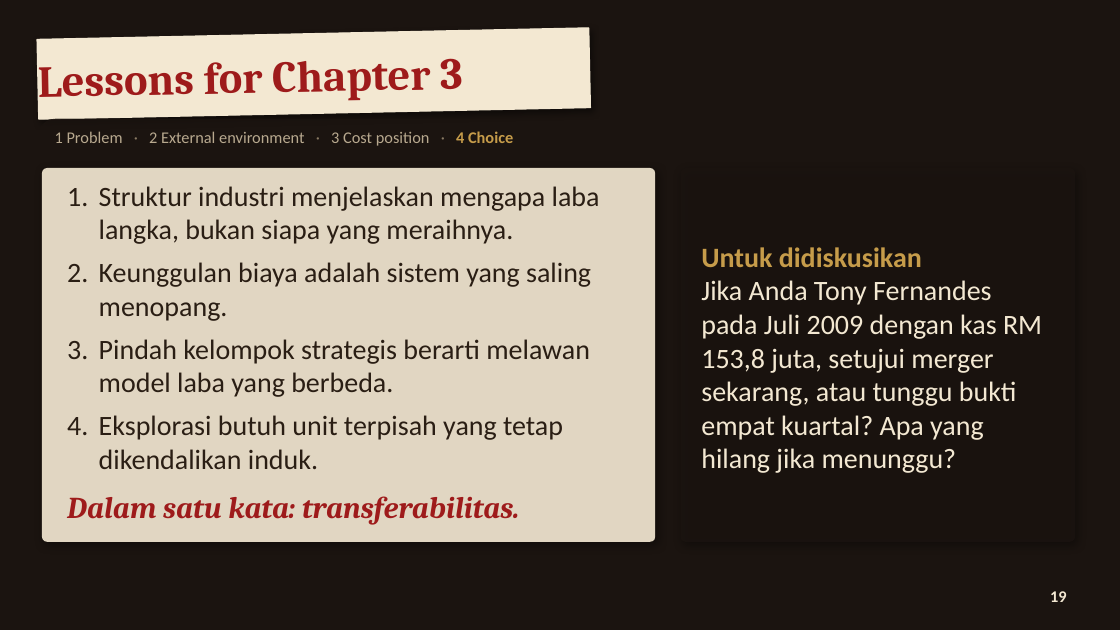
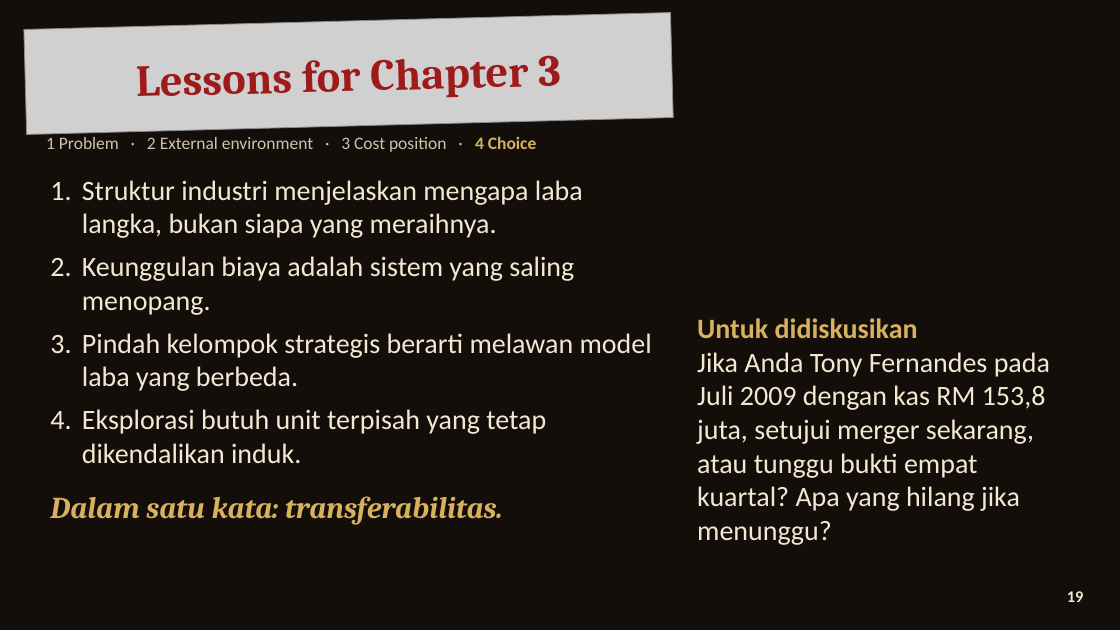
Before and after one commit to aslihabnuri/Dom-Manipulation, a slide deck: slide 19 of strategic-management/airasia-case/SMJKT_Group 3_Aslih_Case AirAsia.pptx. Drawn at 1120x630 pixels with LibreOffice and Linux fonts; fonts in the diff are those of the drawing; grey boxes stand for pictures; background and template pictures are left out. Boxes give left, top, right and bottom in pixels: in the first picture for what was removed or moved away, otherwise in the second. Text is boxed around its words. In the diff, an @@ line names an element or a change of style, - is before the commit and + after.

```diff
--- a/strategic-management/airasia-case/SMJKT_Group 3_Aslih_Case AirAsia.pptx
+++ b/strategic-management/airasia-case/SMJKT_Group 3_Aslih_Case AirAsia.pptx
@@ text "Lessons for Chapter 3": place and size @@
-text "Lessons for Chapter 3" at <box>38,58,463,101</box>
+text "Lessons for Chapter 3" at <box>136,55,562,98</box>
@@ text "Lessons for Chapter 3" at <box>136,55,562,98</box>: alignment left to centre @@
@@ picture added at <box>24,13,673,134</box> @@
@@ rectangle removed at <box>37,28,591,119</box> @@
@@ rounded rectangle removed at <box>38,119,760,155</box> @@
@@ text "1 Problem · 2 External ...": place and size @@
-text "1 Problem · 2 External ..." at <box>55,131,513,146</box>
+text "1 Problem · 2 External ..." at <box>46,136,536,152</box>
@@ text "1 Problem · 2 External ..." at <box>46,136,536,152</box>: size 14 to 15 pt; text colour #B8A98F to #CFC3AE in "1 Problem 2 External environment 3 Cost ..."; text colour #8A7A64 to #CFC3AE in "· · ·"; text colour #C69C4A to #D8B15E in "4 Choice" @@
@@ rounded rectangle removed at <box>42,168,655,542</box> @@
@@ text "Struktur industri menjelaskan mengapa laba ...": place and size @@
-text "Struktur industri menjelaskan mengapa laba ..." at <box>99,186,600,469</box>
+text "Struktur industri menjelaskan mengapa laba ..." at <box>82,180,652,463</box>
@@ text "Struktur industri menjelaskan mengapa laba ..." at <box>82,180,652,463</box>: text colour #2A1E14 to #F3E8D2 @@
@@ rounded rectangle removed at <box>681,168,1075,542</box> @@
@@ text "Untuk didiskusikan": place and size @@
-text "Untuk didiskusikan" at <box>701,247,1042,473</box>
+text "Untuk didiskusikan" at <box>697,318,1050,545</box>
@@ text "Untuk didiskusikan" at <box>697,318,1050,545</box>: vertical alignment middle to bottom @@
@@ text at <box>697,318,918,338</box>: text colour #C69C4A to #D8B15E in "Untuk didiskusikan" @@
@@ text "Dalam satu kata: transferabilitas.": place and size @@
-text "Dalam satu kata: transferabilitas." at <box>67,496,519,524</box>
+text "Dalam satu kata: transferabilitas." at <box>50,496,502,524</box>
@@ text "Dalam satu kata: transferabilitas." at <box>50,496,502,524</box>: text colour #9E1B1B to #D8B15E @@
@@ text "19" at <box>1067,591,1084,602</box>: alignment centre to right @@
@@ ellipse removed at <box>1038,576,1080,618</box> @@
```
Also in this commit, not shown: 19 other slides changed, 11 other files.
